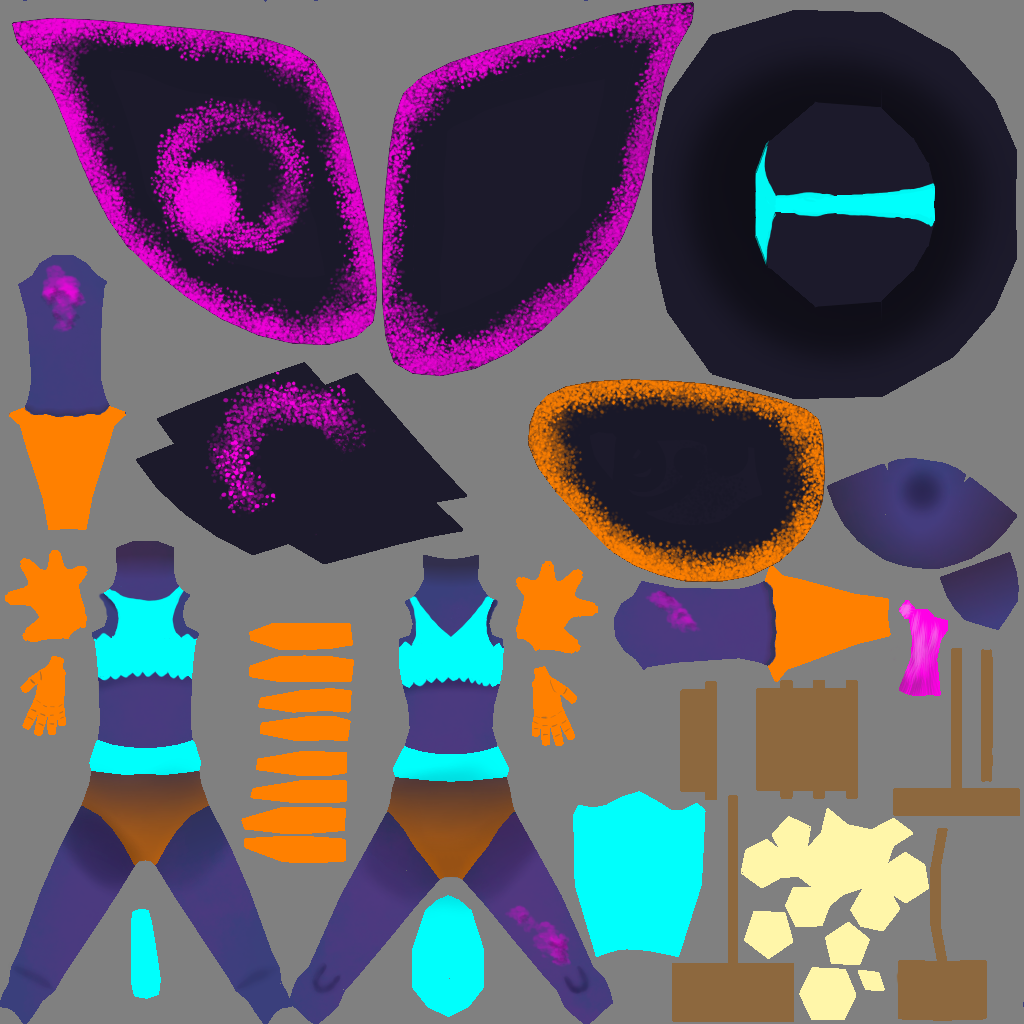
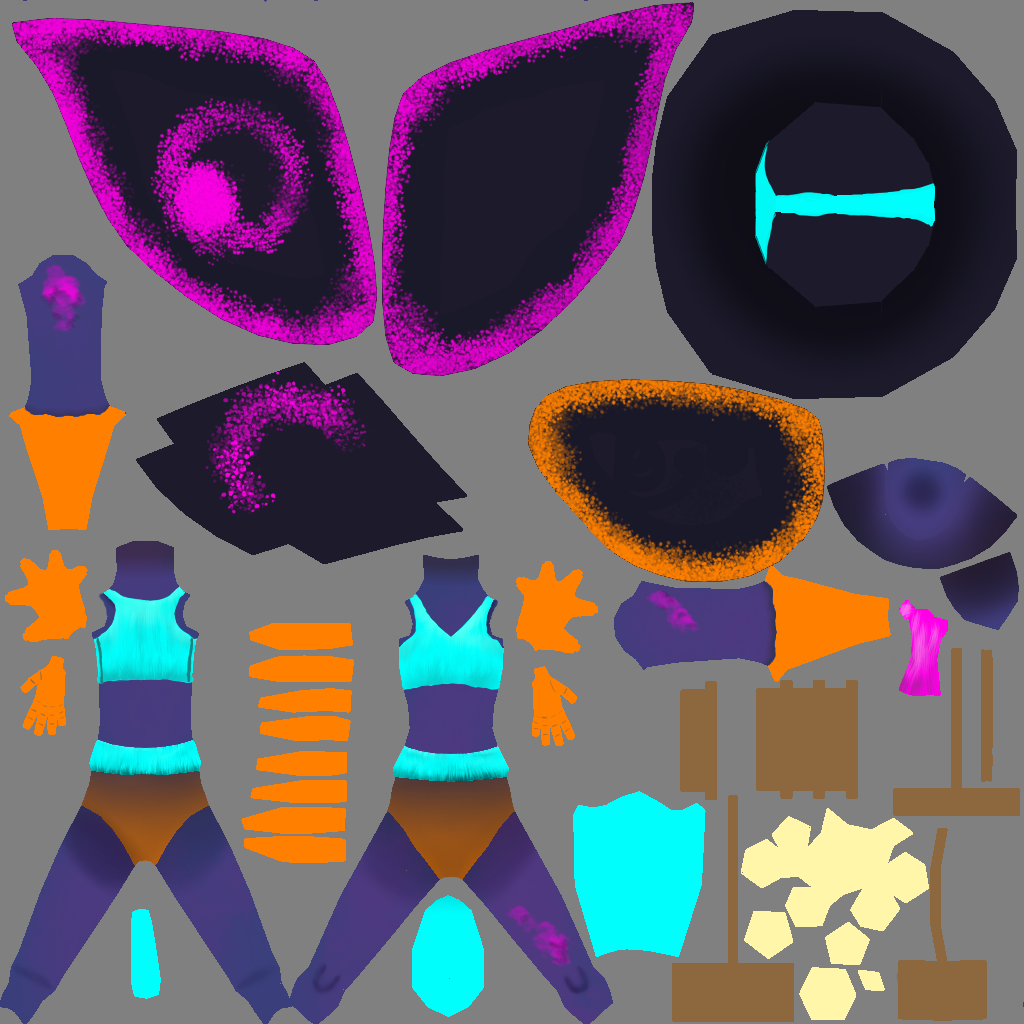
Revision of a layered 1024x1024 image; what changed, layer by layer:
added layer "TopTextura" above "CintoTextura" over [89, 541, 508, 768]
added layer "CintoTextura" above "SombrasRoupas" over [68, 704, 526, 832]
added layer "SombrasRoupas" above "Sombras" over [68, 576, 509, 832]
painted on "Sombras" over [18, 255, 1019, 1021]
painted on "AsaMoxel" over [18, 255, 832, 640]
painted on "Detalhes" over [18, 255, 960, 1021]
painted on "ManchasPele" over [18, 255, 1019, 1021]
painted on "MoxelAtlas.png" over [18, 255, 1019, 1021]
